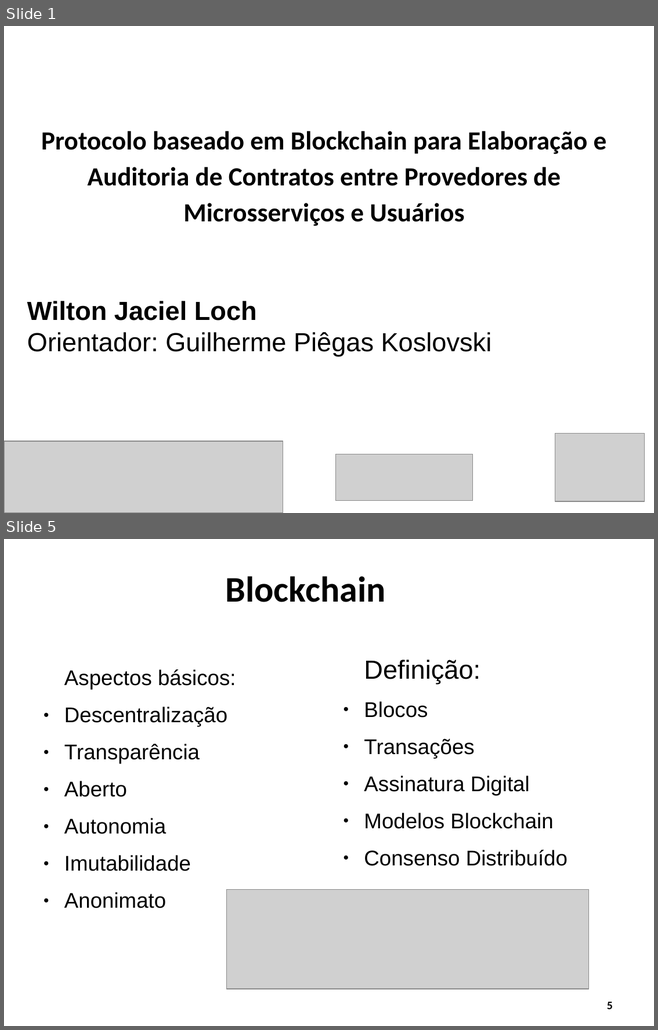
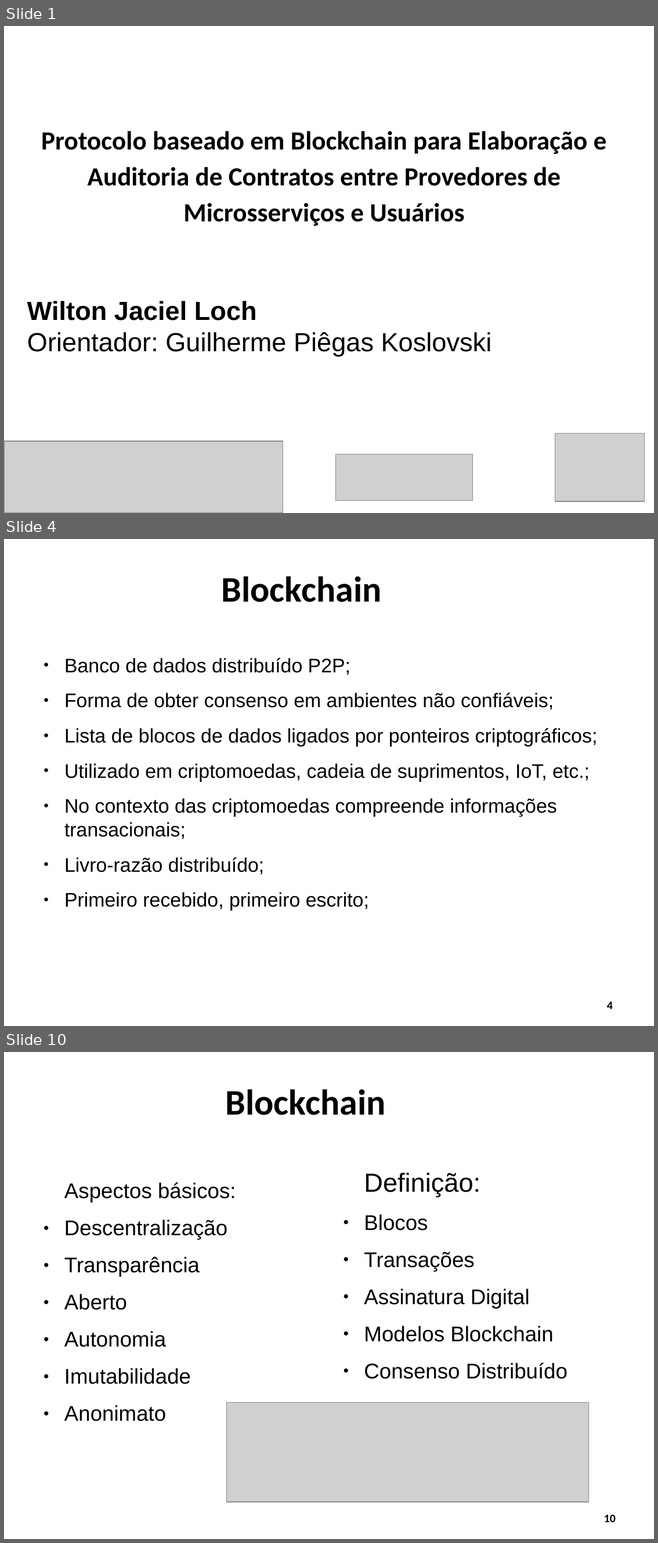
Before and after one commit to WiltonLoch/TCC, a slide deck: apresentacao_TCC_wilton.odp. Shown one above the other, each under a label of ours: slides 1 and 5 before the commit, slides 1, 4 and 10 after it; the slides between them are not shown. The pictures are 658x1030 and 658x1543 pixels, drawn with LibreOffice and Linux fonts; fonts in the diff are those of the drawing; grey boxes stand for pictures; background and template pictures are left out. Boxes give left, top, right and bottom in pixels: in the first picture for what was removed or moved away, otherwise in the second. Text is boxed around its words. In the diff, an @@ line names an element or a change of style, - is before the commit and + after.

```diff
--- a/apresentacao_TCC_wilton.odp
+++ b/apresentacao_TCC_wilton.odp
@@ slide 4 added at (4, 539, 654, 1026), background #FFFFFF @@
@@ title added at (221, 576, 382, 602), 44 pt, text #000000, bold @@
+Blockchain
@@ text added at (64, 658, 597, 911), 24 pt, text #000000 @@
+● Banco de dados distribuído P2P;
+● Forma de obter consenso em ambientes não confiáveis;
+● Lista de blocos de dados ligados por ponteiros criptográficos;
+● Utilizado em criptomoedas, cadeia de suprimentos, IoT, etc.;
+● No contexto das criptomoedas compreende informações transacionais;
+● Livro-razão distribuído;
+● Primeiro recebido, primeiro escrito;
@@ page number added at (607, 1002, 612, 1009), 14 pt, text #000000, bold @@
+4
@@ what was slide 5 is now slide 10 @@
@@ page number at (604, 1515, 615, 1522): text changed @@
-5
+10
```
Also in this commit, not shown: 5 slides changed, 6 other slides added, 2 slides removed.
